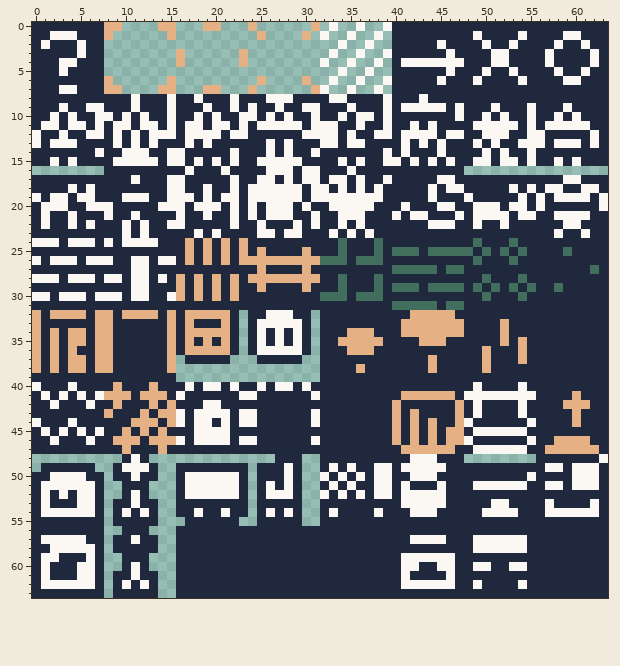
A pixel-art sprite gets an edit: core/assets/images/new-tiles.png. This is how it looked before the edit.
The file is 64x64 pixels.
And afterwards:
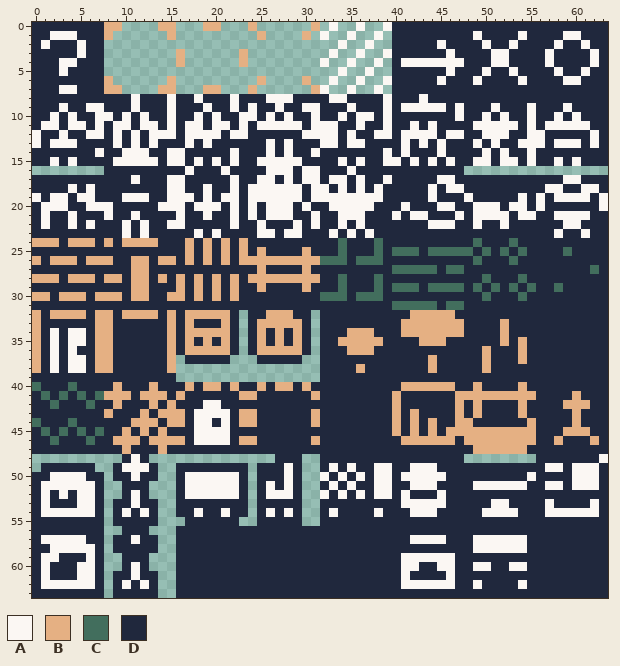
Palette (. is transparent): A #fbf7f3  B #e5b083  C #426e5d  D #20283d
Difference:
y 18: x 53 A -> D; x 55 A -> D
y 24: x 0..2 AAA -> BBB; x 4..6 AAA -> BBB; x 8 A -> B; x 10..13 AAAA -> BBBB
y 26: x 0 A -> B; x 2..4 AAA -> BBB; x 6..8 AAA -> BBB; x 11..12 AA -> BB; x 14..15 AA -> BB
y 27: x 11..12 AA -> BB
y 28: x 0..2 AAA -> BBB; x 4..6 AAA -> BBB; x 8..9 AA -> BB; x 11..12 AA -> BB; x 14 A -> B
y 29: x 11..12 AA -> BB
y 30: x 0..1 AA -> BB; x 3..5 AAA -> BBB; x 7..9 AAA -> BBB; x 11..12 AA -> BB; x 15 A -> B
y 32: x 26..28 AAA -> BBB
y 33: x 25..29 AAAAA -> BBBBB
y 34..35: x 2 B -> A; x 4..5 BB -> AA; x 25 A -> B; x 27 A -> B; x 29 A -> B
y 36: x 2 B -> A; x 4 B -> A; x 25..29 AAAAA -> BBBBB
y 37..38: x 2 B -> A; x 4..5 BB -> AA
y 40: x 0 A -> C; x 4 A -> C; x 17 A -> B; x 19..20 AA -> BB; x 22 A -> B; x 25 A -> B; x 27..28 AA -> BB; x 30 A -> B; x 41..46 DDDDDD -> BBBBBB; x 49 A -> B; x 54 A -> B
y 41: x 1 A -> C; x 3 A -> C; x 5 A -> C; x 7 A -> C; x 16 A -> B; x 23..24 AA -> BB; x 31 A -> B; x 40..55 DBBBBBBDAAAAAAAA -> BDDDDDDBBBBBBBBB
y 42: x 2 A -> C; x 6 A -> C; x 49 A -> B; x 54 A -> B
y 43: x 16 A -> B; x 23..24 AA -> BB; x 31 A -> B; x 49 A -> B; x 54 A -> B
y 44: x 0 A -> C; x 4 A -> C; x 16 A -> B; x 23..24 AA -> BB; x 31 A -> B; x 48 A -> B; x 55 A -> B
y 45: x 1 A -> C; x 3 A -> C; x 5 A -> C; x 7 A -> C; x 48..55 DAAAAAAD -> BBBBBBBB; x 59..61 DDD -> BBB
y 46: x 2 A -> C; x 6 A -> C; x 16 A -> B; x 23..24 AA -> BB; x 31 A -> B; x 40..41 BD -> DB; x 43 D -> B; x 45 D -> B; x 47..55 BADDDDDDA -> DBBBBBBBB; x 59..62 BBBD -> DDDB
y 47: x 41..46 BBBBBB -> DDDDDD; x 49..54 AAAAAA -> BBBBBB; x 57..62 BBBBBB -> DDDDDD
y 48: x 42..44 AAA -> DDD
y 49: x 41 A -> D; x 45 A -> D
y 50: x 41 D -> A; x 45 D -> A
y 51: x 41..45 ADDDA -> DAAAD
y 52: x 42..44 AAA -> DDD
Boxes around the changes in both pictures, in picture pixels (x1, y1, x2, y2):
changed: (509, 184, 536, 193)
changed: (32, 238, 176, 445)
changed: (176, 310, 320, 445)
changed: (392, 382, 599, 499)
